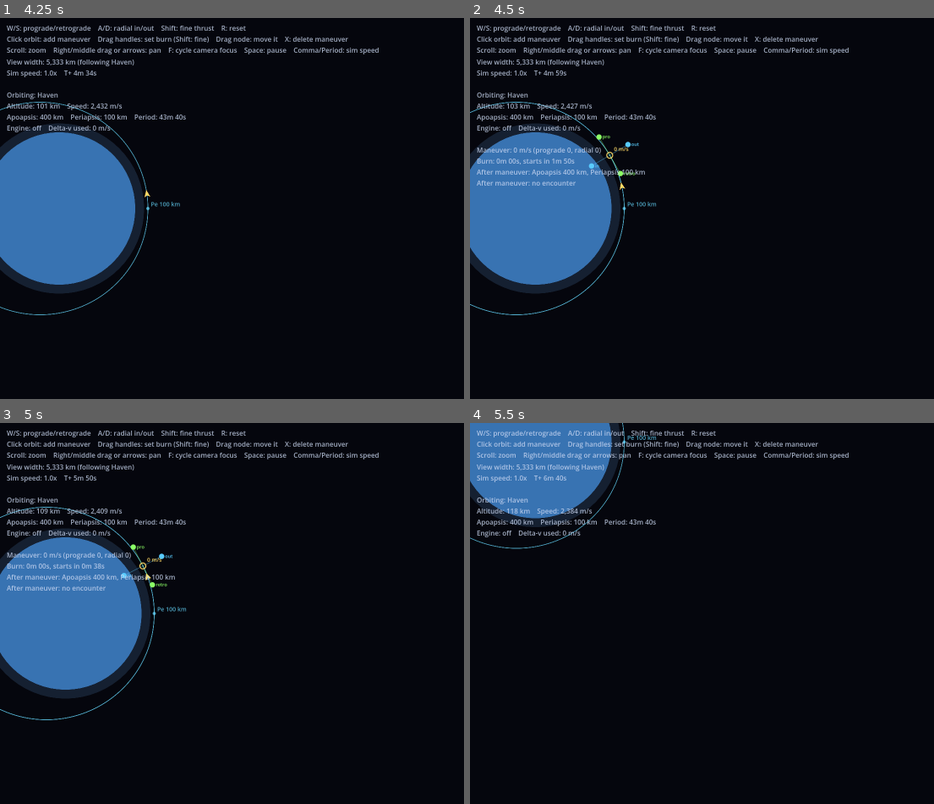
Above: before the commit, frames 1-4 (two rows, left to right).
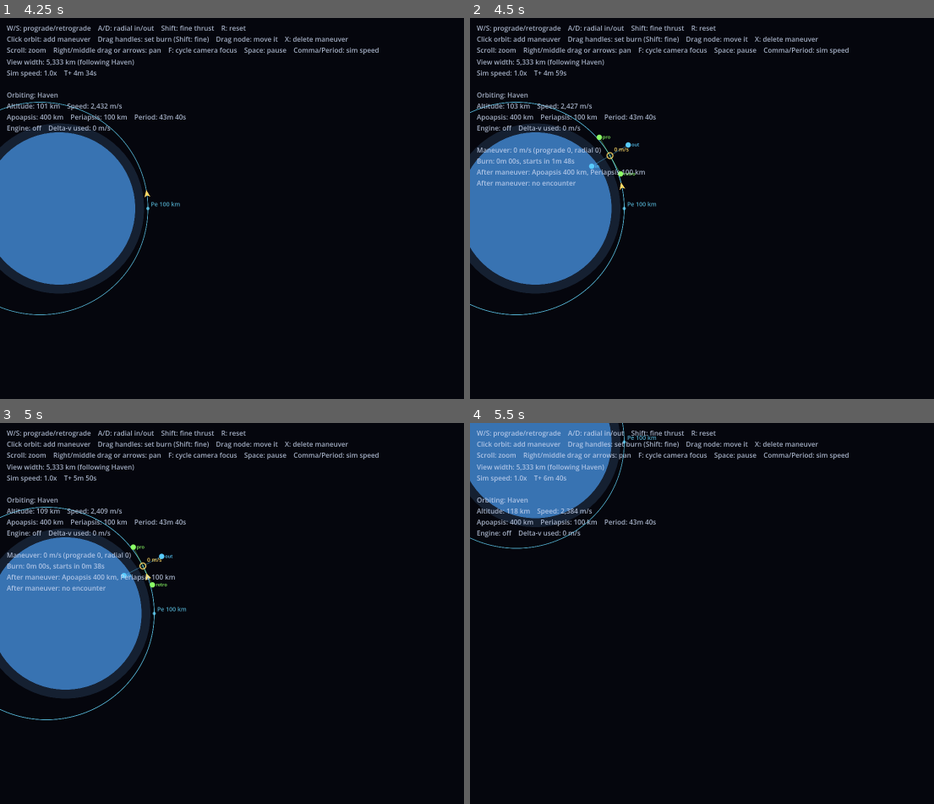
Above: after the commit, the same moments.

Repository: gabrielvotaw/astromation
Game: Godot game, scene res://scenes/main.tscn
The game is run twice, just before and just after one commit, with the same random seed, the same clock (stepped at 60 frames per second) and the same inputs.
Inputs (mouse positions are in pixels of both pictures, inside the frame that each line leads up to):
- Up to frame 1 (4.25 s): tap Enter at 0.5, 2.75 s; move the mouse to (outside the picture) at 0.52 s; hold Right 0.53-1.25 s; tap X at 0.6 s; click (outside the picture) at 0.67 s; tap Space at 0.77, 2, 3.5, 3.77 s; drag from (204, 227) to (306, 284) at 1.27 s; move the mouse to (403, 124) at 2.02 s; hold Right 2.03-2.75 s; hold Shift 2.03-2.75 s; click (403, 124) at 2.17 s; drag from (306, 284) to (134, 151) at 2.77 s; move the mouse to (outside the picture) at 3.52 s; hold Left from 3.53 s (still down); tap R at 3.6 s; click (outside the picture) at 3.67 s
- Up to frame 2 (4.5 s): release Left at 4.25 s; drag from (604, 151) to (706, 113) at 4.27 s
- Up to frame 3 (5 s): no input
- Up to frame 4 (5.5 s): move the mouse to (841, 613) at 5.02 s; hold Down from 5.03 s (still down); tap Delete at 5.1 s; click (841, 613) at 5.17 s

Frame 1 is identical in both runs. In frame 2, 0.1% of the frame differs, in the area x 20-37%, y 30-42%; in frame 3, less than 0.1%; in frame 4, nothing differs.

Commit message:
fix: stop maneuver hover hint jittering by refining the picked orbit point

Diff:
--- a/scripts/maneuver_planner.gd
+++ b/scripts/maneuver_planner.gd
@@ -129,15 +129,33 @@
 			to_nu += TAU
 
 	var anchor := ship.reference_body.position_at(now)
+	var screen_distance := func(nu: float) -> float:
+		return mouse.distance_to(_to_screen(anchor + orbit.position_at_true_anomaly(nu)))
+
+	var step := (to_nu - from_nu) / PICK_SAMPLES
 	var best_nu := NAN
 	var best_distance := max_distance
 	for i in PICK_SAMPLES + 1:
-		var nu := lerpf(from_nu, to_nu, float(i) / PICK_SAMPLES)
-		var distance := mouse.distance_to(_to_screen(anchor + orbit.position_at_true_anomaly(nu)))
+		var nu := from_nu + step * i
+		var distance: float = screen_distance.call(nu)
 		if distance < best_distance:
 			best_distance = distance
 			best_nu = nu
-	return NAN if is_nan(best_nu) else orbit.next_time_at_true_anomaly(best_nu, now)
+	if is_nan(best_nu):
+		return NAN
+
+	# Refine between the neighboring samples so the result doesn't depend on where the samples
+	# fall (they shift every frame as the ship moves, which made the pick jitter).
+	var low := maxf(best_nu - step, from_nu)
+	var high := minf(best_nu + step, to_nu)
+	for i in 30:
+		var a := lerpf(low, high, 1.0 / 3.0)
+		var b := lerpf(low, high, 2.0 / 3.0)
+		if screen_distance.call(a) < screen_distance.call(b):
+			high = b
+		else:
+			low = a
+	return orbit.next_time_at_true_anomaly((low + high) / 2.0, now)
 
 
 func _handle_direction(frame: Dictionary, axis: Vector2) -> Vector2:
--- a/tests/test_maneuver.gd
+++ b/tests/test_maneuver.gd
@@ -8,7 +8,9 @@
 	var main: Node = load("res://scenes/main.tscn").instantiate()
 	host.add_child(main)
 	var ship: Ship = main.get_node("Ship")
+	var planner: ManeuverPlanner = main.get_node("ManeuverPlanner")
 
+	_test_orbit_picking_is_stable(ship, planner)
 	_test_plan_applies_delta_v(ship)
 	_test_executed_burn_matches_plan(ship)
 	_test_long_burn_stays_close_to_plan(ship)
@@ -16,6 +18,22 @@
 	host.remove_child(main)
 	main.free()
 	return _failures
+
+
+func _test_orbit_picking_is_stable(ship: Ship, planner: ManeuverPlanner) -> void:
+	ship.reset()
+	var start := Sim.time
+	var anchor := ship.reference_body.position_at(start)
+	var mouse := planner._to_screen(anchor + ship.orbit.position_at(start + ship.orbit.period() * 0.4)) + Vector2(3, 2)
+	var picks: Array[Vector2] = []
+	for i in 10:
+		Sim.time = start + i * 3.7
+		picks.append(planner._to_screen(anchor + ship.orbit.position_at(planner._pick_time(mouse, ManeuverPlanner.PICK_RADIUS))))
+	Sim.time = start
+	var spread := 0.0
+	for pick in picks:
+		spread = maxf(spread, pick.distance_to(picks[0]))
+	_check("picked orbit point stays put while the ship moves (spread %.3f px)" % spread, spread < 0.05)
 
 
 func _test_plan_applies_delta_v(ship: Ship) -> void:
